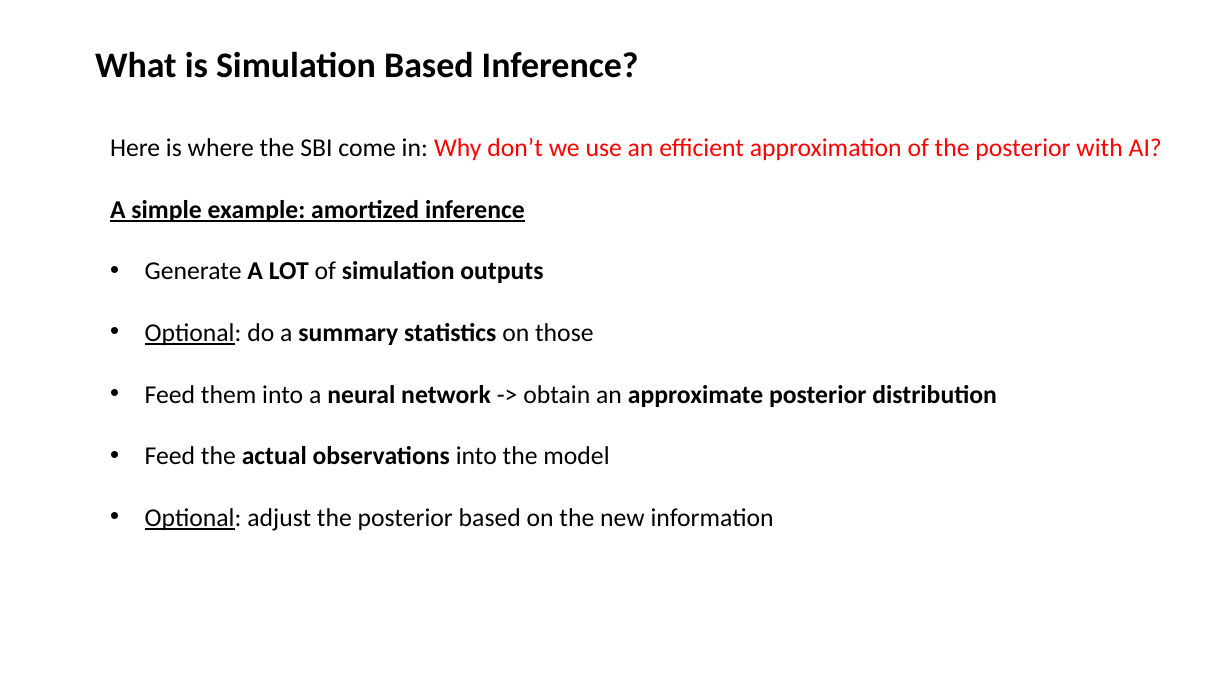
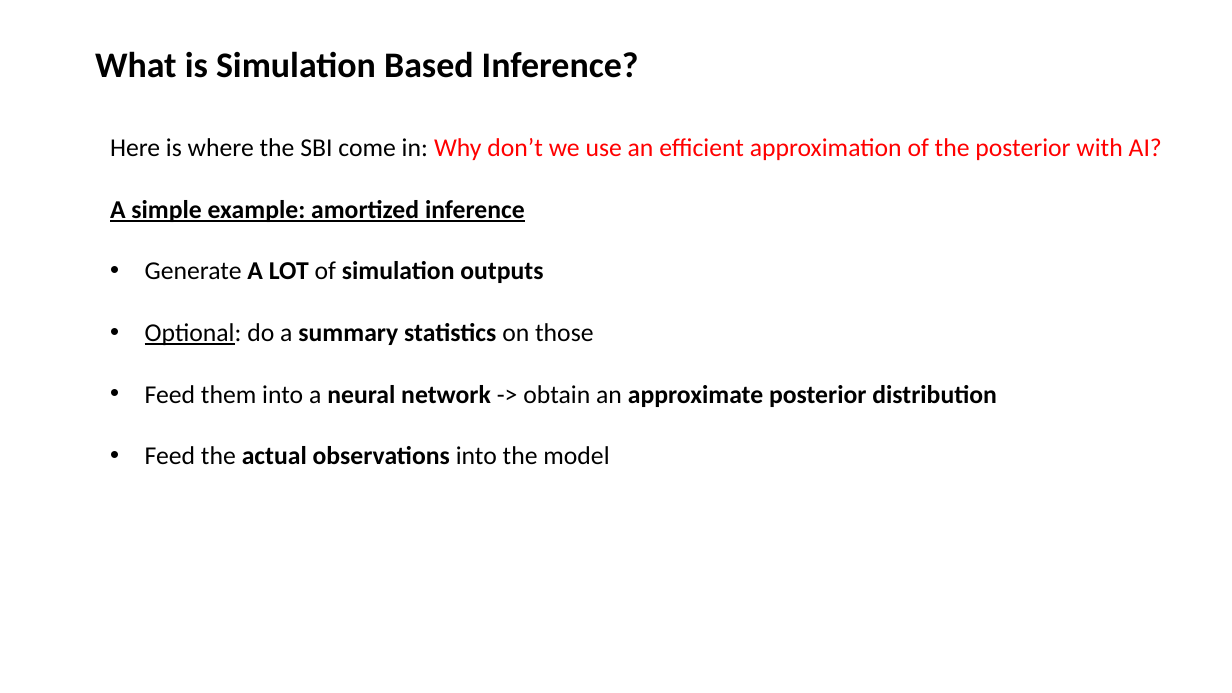
Before and after one commit to albazarova/sbi_intro, a slide deck: slide 18 of SBI_tutorial_v1.2.pptx (slide 9 before the commit). Drawn at 1232x693 pixels with LibreOffice and Linux fonts; fonts in the diff are those of the drawing. Boxes give left, top, right and bottom in pixels: in the first picture for what was removed or moved away, otherwise in the second. Text is boxed around its words. In the diff, an @@ line names an element or a change of style, - is before the commit and + after.

```diff
--- a/SBI_tutorial_v1.2.pptx
+++ b/SBI_tutorial_v1.2.pptx
@@ text at [145,508,774,531]: paragraph removed @@
-• Optional: adjust the posterior based on the new information
```
Also in this commit, not shown: 3 other slides changed, 21 slides added.
